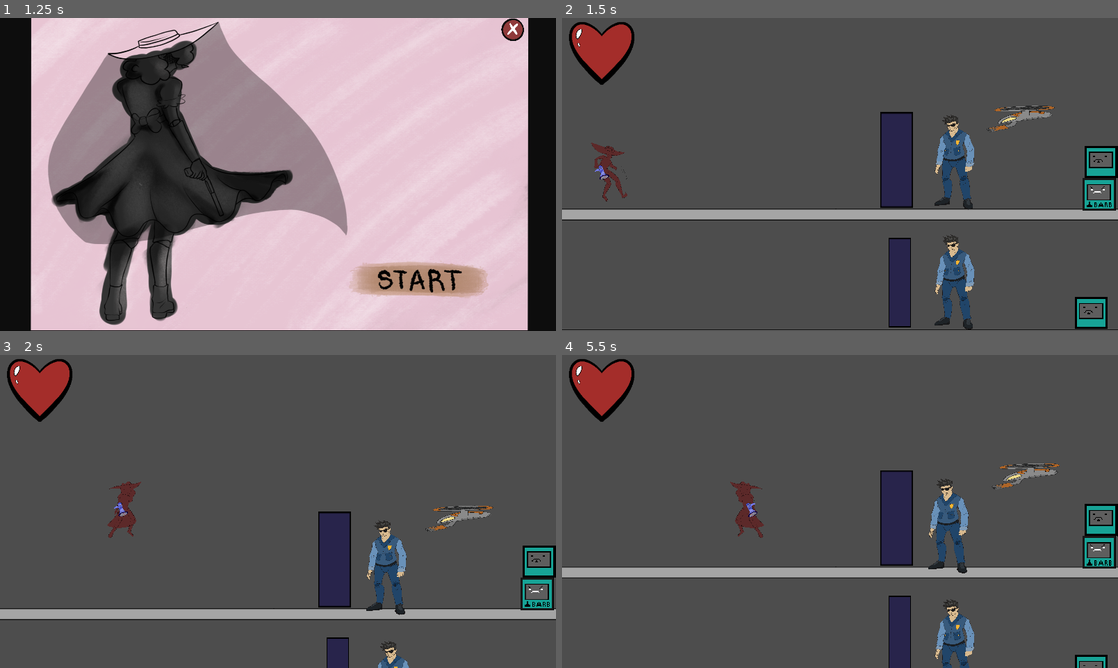
Above: before the commit, frames 1-4 (two rows, left to right).
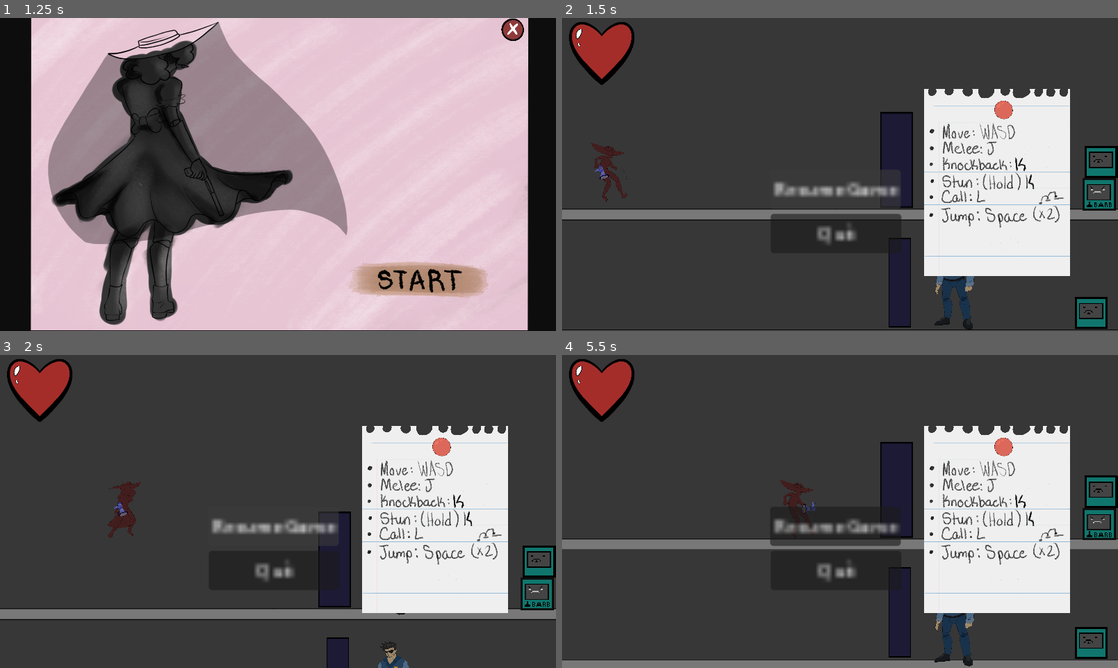
Above: after the commit, the same moments.

Repository: MaddMavv/Project-Doll-House
Game: Godot game, scene res://main menu.tscn
Two runs of this game, one before a commit and one after it. Both use one fixed random seed, a clock stepped at 60 frames per second and the inputs below. The engine's default icon, where the game draws it, is replaced by a stand-in: a white triangle on a blue panel in a dark square.
Inputs (mouse positions are in pixels of both pictures, inside the frame that each line leads up to):
- Up to frame 1 (1.25 s): tap Enter (ui_accept) at 0.5 s; hold D (move right) from 0.53 s (still down); tap Space (jump) at 0.6, 0.77, 1.07 s
- Up to frame 2 (1.5 s): keep holding D (move right); tap Enter (ui_accept) at 1.25 s; tap K (attack) at 1.35 s
- Up to frame 3 (2 s): keep holding D (move right); tap Space (jump) at 1.52, 1.55, 1.82 s
- Up to frame 4 (5.5 s): release D (move right) at 2 s; click (834, 527) at 2 s, where only the run after the commit has a clickable "Resume Game"; hold A (move left) 2.78-3.53 s; tap J (melee) at 2.85 s; tap Space (jump) at 3.05, 3.77, 3.8, 4.07, 4.35, 4.52, 4.82, 5.27, 5.3 s; hold D (move right) 3.53-5.03 s; tap L (shout) at 3.6 s; tap Tab (pause, bound only after the commit) at 4.9 s; hold A (move left) from 5.03 s (still down); tap K (attack) at 5.1 s

Frame 1 is identical in both runs. In frame 2, 23% of the frame differs, in the area x 0-100%, y 22-100%; in frame 3, 23%; in frame 4, 30%.

Commit message:
Renewed Pause Menu

Diff:
--- a/level_2.tscn
+++ b/level_2.tscn
@@ -9,6 +9,8 @@
 [ext_resource type="Texture2D" uid="uid://ror3virm5ave" path="res://assests/s1 .png" id="8_bcoma"]
 [ext_resource type="Texture2D" uid="uid://h10v34vfnysc" path="res://assests/Cop._Demo.png" id="9_13sgr"]
 [ext_resource type="PackedScene" uid="uid://db07m7ctkl7x1" path="res://redDrone.tscn" id="10_lhnsx"]
+[ext_resource type="Script" path="res://Pause Menu/Pause_Menu.gd" id="12_boi7y"]
+[ext_resource type="Texture2D" uid="uid://c07q85b6eyaff" path="res://Pause Menu/Tab.png" id="13_a5dxs"]
 [ext_resource type="PackedScene" uid="uid://7ue7kdbpu0t3" path="res://blueDrone.tscn" id="14_r1v73"]
 [ext_resource type="PackedScene" uid="uid://iepj63r3yt31" path="res://cop.tscn" id="15_xdgsa"]
 [ext_resource type="Script" path="res://HP.gd" id="16_y8jng"]
@@ -157,7 +159,6 @@
 
 [node name="CollisionShape2D" type="CollisionShape2D" parent="Level/Radio Cop/Icon9/Area2D"]
 position = Vector2(-2420.69, 728.959)
-scale = Vector2(1, 1)
 shape = SubResource("RectangleShape2D_8ga1s")
 
 [node name="StaticBody2D" type="StaticBody2D" parent="Level/Radio Cop"]
@@ -191,7 +192,6 @@
 
 [node name="CollisionShape2D" type="CollisionShape2D" parent="Level/Radio Cop2/Icon9/Area2D"]
 position = Vector2(-3921.52, 748.162)
-scale = Vector2(1, 1)
 shape = SubResource("RectangleShape2D_8ga1s")
 
 [node name="Icon10" type="Sprite2D" parent="Level/Radio Cop2"]
@@ -416,6 +416,50 @@
 one_shot = true
 
 [node name="UI" type="CanvasLayer" parent="."]
+
+[node name="Pause Menu" type="Control" parent="UI"]
+process_mode = 3
+layout_mode = 3
+anchors_preset = 15
+anchor_right = 1.0
+anchor_bottom = 1.0
+grow_horizontal = 2
+grow_vertical = 2
+script = ExtResource("12_boi7y")
+
+[node name="ColorRect" type="ColorRect" parent="UI/Pause Menu"]
+layout_mode = 1
+anchors_preset = 15
+anchor_right = 1.0
+anchor_bottom = 1.0
+grow_horizontal = 2
+grow_vertical = 2
+color = Color(0, 0, 0, 0.27451)
+
+[node name="Resume Game" type="Button" parent="UI/Pause Menu/ColorRect"]
+layout_mode = 0
+offset_left = 1078.0
+offset_top = 785.0
+offset_right = 1198.0
+offset_bottom = 816.0
+scale = Vector2(5.64, 5.64)
+text = "Resume Game
+"
+
+[node name="Quit" type="Button" parent="UI/Pause Menu/ColorRect"]
+layout_mode = 0
+offset_left = 1081.0
+offset_top = 1014.0
+offset_right = 1201.0
+offset_bottom = 1045.0
+scale = Vector2(5.64, 5.64)
+text = "Quit
+"
+
+[node name="Tab" type="Sprite2D" parent="UI/Pause Menu/ColorRect"]
+position = Vector2(2246, 844)
+scale = Vector2(0.56, 0.56)
+texture = ExtResource("13_a5dxs")
 
 [node name="HP" type="Label" parent="UI"]
 visible = false
@@ -452,4 +496,6 @@
 [connection signal="timeout" from="GREEN DRONE/spawn" to="GREEN DRONE" method="_on_spawn_timeout"]
 [connection signal="timeout" from="Warning" to="." method="_on_warning_timeout"]
 [connection signal="timeout" from="TrainMoment" to="." method="_on_train_moment_timeout"]
+[connection signal="pressed" from="UI/Pause Menu/ColorRect/Resume Game" to="UI/Pause Menu" method="_on_resume_game_pressed"]
+[connection signal="pressed" from="UI/Pause Menu/ColorRect/Quit" to="UI/Pause Menu" method="_on_quit_pressed"]
 [connection signal="body_entered" from="Door/Area2D" to="." method="_on_area_2d_body_entered"]
--- a/project.godot
+++ b/project.godot
@@ -12,7 +12,7 @@
 
 config/name="FIrst Prototype"
 run/main_scene="res://main menu.tscn"
-config/features=PackedStringArray("4.1", "Mobile")
+config/features=PackedStringArray("4.0", "Mobile")
 config/icon="res://icon.svg"
 
 [autoload]
@@ -60,30 +60,6 @@
 , Object(InputEventKey,"resource_local_to_scene":false,"resource_name":"","device":-1,"window_id":0,"alt_pressed":false,"shift_pressed":false,"ctrl_pressed":false,"meta_pressed":false,"pressed":false,"keycode":0,"physical_keycode":68,"key_label":0,"unicode":100,"echo":false,"script":null)
 ]
 }
-"move right"={
-"deadzone": 0.5,
-"events": [Object(InputEventKey,"resource_local_to_scene":false,"resource_name":"","device":-1,"window_id":0,"alt_pressed":false,"shift_pressed":false,"ctrl_pressed":false,"meta_pressed":false,"pressed":false,"keycode":0,"physical_keycode":68,"key_label":0,"unicode":100,"echo":false,"script":null)
-, Object(InputEventJoypadMotion,"resource_local_to_scene":false,"resource_name":"","device":-1,"axis":0,"axis_value":1.0,"script":null)
-]
-}
-"move left"={
-"deadzone": 0.5,
-"events": [Object(InputEventKey,"resource_local_to_scene":false,"resource_name":"","device":-1,"window_id":0,"alt_pressed":false,"shift_pressed":false,"ctrl_pressed":false,"meta_pressed":false,"pressed":false,"keycode":0,"physical_keycode":65,"key_label":0,"unicode":97,"echo":false,"script":null)
-, Object(InputEventJoypadMotion,"resource_local_to_scene":false,"resource_name":"","device":-1,"axis":0,"axis_value":-1.0,"script":null)
-]
-}
-"move down"={
-"deadzone": 0.5,
-"events": [Object(InputEventKey,"resource_local_to_scene":false,"resource_name":"","device":-1,"window_id":0,"alt_pressed":false,"shift_pressed":false,"ctrl_pressed":false,"meta_pressed":false,"pressed":false,"keycode":0,"physical_keycode":83,"key_label":0,"unicode":115,"echo":false,"script":null)
-, Object(InputEventJoypadMotion,"resource_local_to_scene":false,"resource_name":"","device":-1,"axis":1,"axis_value":1.0,"script":null)
-]
-}
-jump={
-"deadzone": 0.5,
-"events": [Object(InputEventKey,"resource_local_to_scene":false,"resource_name":"","device":-1,"window_id":0,"alt_pressed":false,"shift_pressed":false,"ctrl_pressed":false,"meta_pressed":false,"pressed":false,"keycode":0,"physical_keycode":32,"key_label":0,"unicode":32,"echo":false,"script":null)
-, Object(InputEventJoypadButton,"resource_local_to_scene":false,"resource_name":"","device":-1,"button_index":0,"pressure":0.0,"pressed":false,"script":null)
-]
-}
 melee={
 "deadzone": 0.5,
 "events": [Object(InputEventKey,"resource_local_to_scene":false,"resource_name":"","device":-1,"window_id":0,"alt_pressed":false,"shift_pressed":false,"ctrl_pressed":false,"meta_pressed":false,"pressed":false,"keycode":0,"physical_keycode":74,"key_label":0,"unicode":106,"echo":false,"script":null)
@@ -108,6 +84,36 @@
 , Object(InputEventJoypadMotion,"resource_local_to_scene":false,"resource_name":"","device":-1,"axis":1,"axis_value":1.0,"script":null)
 ]
 }
+"move left"={
+"deadzone": 0.5,
+"events": [Object(InputEventKey,"resource_local_to_scene":false,"resource_name":"","device":-1,"window_id":0,"alt_pressed":false,"shift_pressed":false,"ctrl_pressed":false,"meta_pressed":false,"pressed":false,"keycode":0,"physical_keycode":65,"key_label":0,"unicode":97,"echo":false,"script":null)
+, Object(InputEventJoypadMotion,"resource_local_to_scene":false,"resource_name":"","device":-1,"axis":0,"axis_value":-1.0,"script":null)
+]
+}
+"move right"={
+"deadzone": 0.5,
+"events": [Object(InputEventKey,"resource_local_to_scene":false,"resource_name":"","device":-1,"window_id":0,"alt_pressed":false,"shift_pressed":false,"ctrl_pressed":false,"meta_pressed":false,"pressed":false,"keycode":0,"physical_keycode":68,"key_label":0,"unicode":100,"echo":false,"script":null)
+, Object(InputEventJoypadMotion,"resource_local_to_scene":false,"resource_name":"","device":-1,"axis":0,"axis_value":1.0,"script":null)
+]
+}
+"move down"={
+"deadzone": 0.5,
+"events": [Object(InputEventKey,"resource_local_to_scene":false,"resource_name":"","device":-1,"window_id":0,"alt_pressed":false,"shift_pressed":false,"ctrl_pressed":false,"meta_pressed":false,"pressed":false,"keycode":0,"physical_keycode":83,"key_label":0,"unicode":115,"echo":false,"script":null)
+, Object(InputEventJoypadMotion,"resource_local_to_scene":false,"resource_name":"","device":-1,"axis":1,"axis_value":1.0,"script":null)
+]
+}
+jump={
+"deadzone": 0.5,
+"events": [Object(InputEventKey,"resource_local_to_scene":false,"resource_name":"","device":-1,"window_id":0,"alt_pressed":false,"shift_pressed":false,"ctrl_pressed":false,"meta_pressed":false,"pressed":false,"keycode":0,"physical_keycode":32,"key_label":0,"unicode":32,"echo":false,"script":null)
+, Object(InputEventJoypadButton,"resource_local_to_scene":false,"resource_name":"","device":-1,"button_index":0,"pressure":0.0,"pressed":false,"script":null)
+]
+}
+pause={
+"deadzone": 0.5,
+"events": [Object(InputEventKey,"resource_local_to_scene":false,"resource_name":"","device":-1,"window_id":0,"alt_pressed":false,"shift_pressed":false,"ctrl_pressed":false,"meta_pressed":false,"pressed":false,"keycode":0,"physical_keycode":4194306,"key_label":0,"unicode":0,"echo":false,"script":null)
+, Object(InputEventJoypadButton,"resource_local_to_scene":false,"resource_name":"","device":-1,"button_index":6,"pressure":0.0,"pressed":false,"script":null)
+]
+}
 
 [physics]
 
Not shown: 1 places in level_2.tscn that only renumber resources
